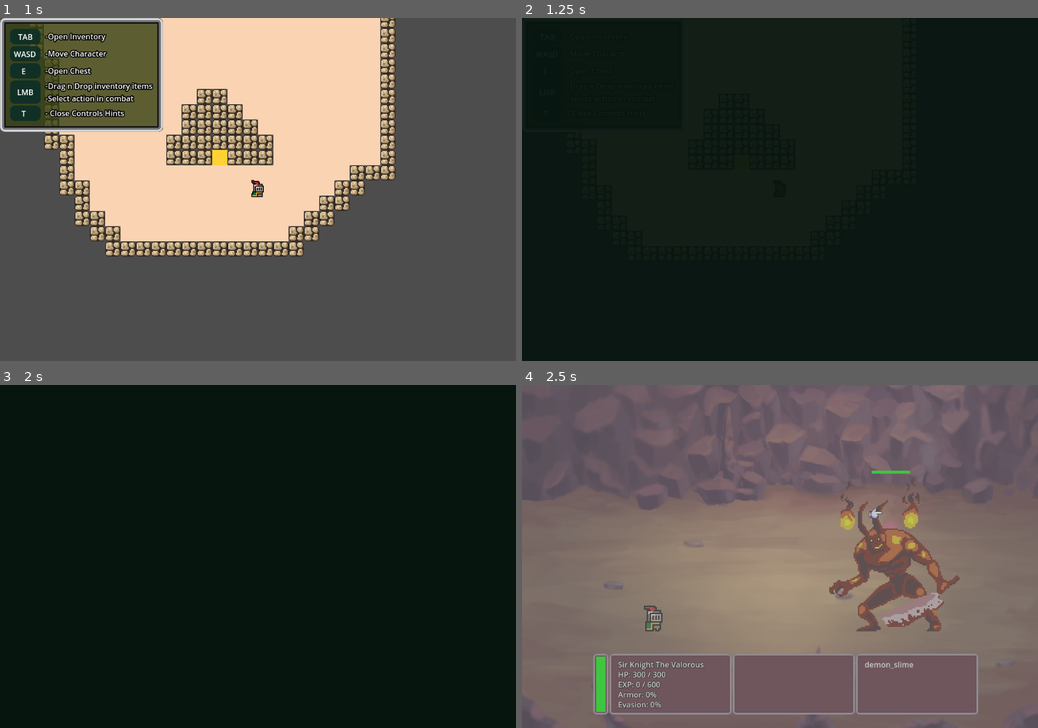
Above: before the commit, frames 1-4 (two rows, left to right).
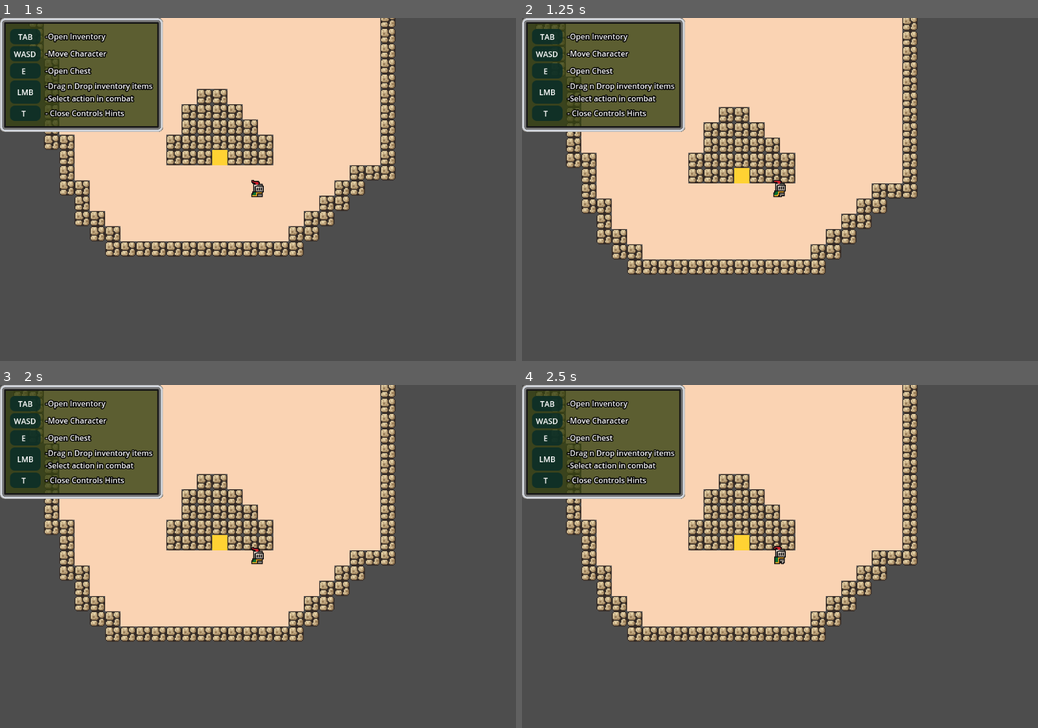
Above: after the commit, the same moments.

Repository: JosiahKey/new-beginnings-version-0.1.0
Game: Godot game, scene res://Scenes/main.tscn
Two runs of this game, one before a commit and one after it. Both use one fixed random seed, a clock stepped at 60 frames per second and the inputs below.
Inputs (mouse positions are in pixels of both pictures, inside the frame that each line leads up to):
- Up to frame 1 (1 s): tap Enter at 0.5 s; move the mouse to (232, 258) at 0.52 s; hold W (move_up) from 0.53 s (still down); click (232, 258) at 0.6 s
- Up to frame 2 (1.25 s): keep holding W (move_up)
- Up to frame 3 (2 s): release W (move_up) at 1.25 s; drag from (412, 607) to (221, 529) at 1.27 s
- Up to frame 4 (2.5 s): click (888, 515) at 2.02 s

Frame 1 is identical in both runs. In frame 2, 99% of the frame differs, in the area x 0-100%, y 0-100%; in frame 3, 99%; in frame 4, 94%.
Error in both runs: Attempt to call function 'get_as_text' in base 'null instance' on a null instance. (res://Globals/player_data.gd:53)

Commit message:
min damage fix
-fixed minimum damage also adding to max damage

Diff:
--- a/Resources/default_bus_layout.tres
+++ b/Resources/default_bus_layout.tres
@@ -1,7 +1,7 @@
 [gd_resource type="AudioBusLayout" format=3 uid="uid://0ufsrn4ynqe4"]
 
 [resource]
-bus/0/volume_db = 0.86273575
+bus/0/volume_db = -1.7170057
 bus/1/name = &"Music"
 bus/1/solo = false
 bus/1/mute = false
--- a/Scenes/Levels/Overworld.tscn
+++ b/Scenes/Levels/Overworld.tscn
@@ -1,11 +1,10 @@
-[gd_scene load_steps=7 format=4 uid="uid://b7ikkksxg1qr5"]
+[gd_scene load_steps=6 format=4 uid="uid://b7ikkksxg1qr5"]
 
 [ext_resource type="TileSet" uid="uid://dtm3gfoo3dut3" path="res://Resources/Generic_Tile_Set.tres" id="1_c6mje"]
 [ext_resource type="Script" uid="uid://kyculvdik2sk" path="res://Scenes/Levels/level.gd" id="1_ok18h"]
 [ext_resource type="PackedScene" uid="uid://dvqnvqyxj217n" path="res://Scenes/Templates/player.tscn" id="2_05b6i"]
 [ext_resource type="PackedScene" uid="uid://pb7sopptyild" path="res://Scenes/Templates/next_level.tscn" id="3_ok18h"]
 [ext_resource type="PackedScene" uid="uid://dfi0ps1qlcfw8" path="res://Scenes/Templates/heal_zone.tscn" id="4_05b6i"]
-[ext_resource type="PackedScene" uid="uid://bdwvpob8we7mh" path="res://Scenes/Templates/boss_interactable.tscn" id="6_8a28h"]
 
 [node name="Level3" type="Node2D"]
 script = ExtResource("1_ok18h")
@@ -35,6 +34,3 @@
 position = Vector2(128, -952)
 scale = Vector2(12.040004, 1)
 next_level = "Overworld2"
-
-[node name="enemy_interactable" parent="." instance=ExtResource("6_8a28h")]
-position = Vector2(32, 56)
--- a/Scripts/UI/equip_panel.gd
+++ b/Scripts/UI/equip_panel.gd
@@ -61,14 +61,16 @@
 									PlayerData.equipment_data[i]]["Damage_min"]
 			PlayerData.stat_data["Total_equipped_damage_max"] += GameData.item_data[
 									PlayerData.equipment_data[i]]["Damage_max"]
-			if PlayerData.stat_data["Total_equipped_damage_min"] > PlayerData.stat_data["Total_equipped_damage_max"]:
-				PlayerData.stat_data["Total_equipped_damage_max"] = PlayerData.stat_data["Total_equipped_damage_min"]
 
 	#if weapon has no damage
 	if PlayerData.stat_data["Total_equipped_damage_min"] == 0:
 		PlayerData.stat_data["Total_equipped_damage_min"] = 1
 	if PlayerData.stat_data["Total_equipped_damage_max"] == 0:
 		PlayerData.stat_data["Total_equipped_damage_max"] = 1
+
+	#if min damage is too high
+	if PlayerData.stat_data["Total_equipped_damage_min"] > PlayerData.stat_data["Total_equipped_damage_max"]:
+		PlayerData.stat_data["Total_equipped_damage_max"] = PlayerData.stat_data["Total_equipped_damage_min"]
 	SignalBus.update_stat_panel.emit()
 
 	#if current hp is higher than new hp max
